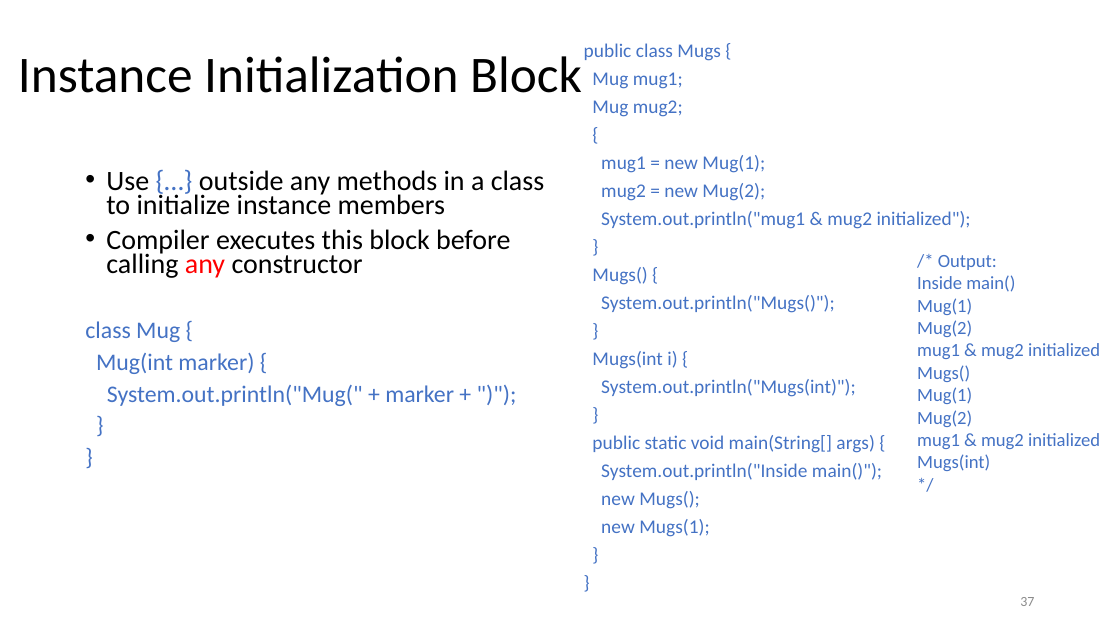
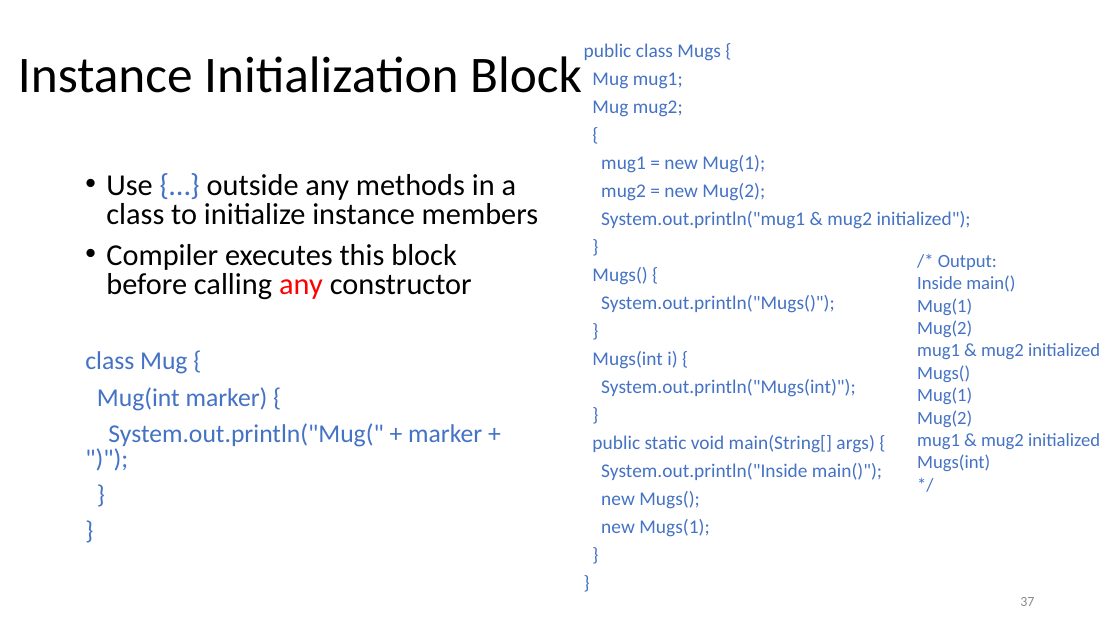
Before and after one commit to utsadev/ProgEngIIHW, a slide deck: slide 37 of Week5/03JavaClasses.pptx. Drawn at 1120x630 pixels with LibreOffice and Linux fonts; fonts in the diff are those of the drawing. Boxes give left, top, right and bottom in pixels: in the first picture for what was removed or moved away, otherwise in the second. Text is boxed around its words. In the diff, an @@ line names an element or a change of style, - is before the commit and + after.

```diff
--- a/Week5/03JavaClasses.pptx
+++ b/Week5/03JavaClasses.pptx
@@ text "Use {…} outside any methods ..." at <box>85,174,538,447</box>: size 24.1 to 26 pt in "Use {…} outside any methods in a ...", "Compiler executes this block before calling any ..."; size 20.4 to 22 pt in "class Mug {", "Mug(int marker) {", "System.out.println("Mug(" + marker + ")");", "}" and 1 more places; line spacing 0.7 to 0.8 @@
```
Also in this commit, not shown: 14 other slides changed.
